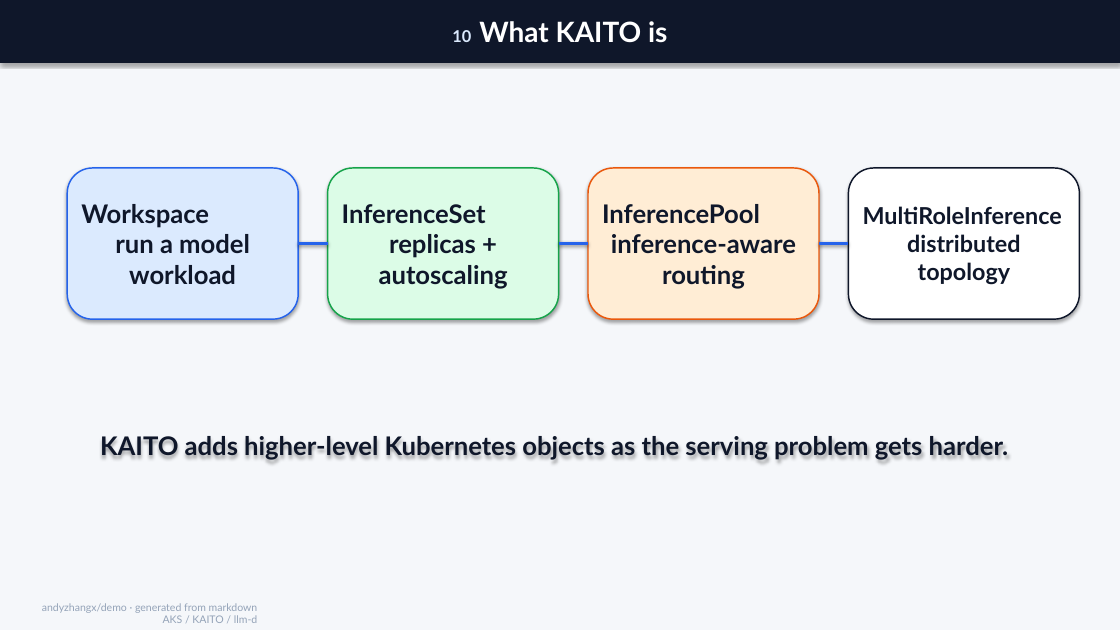
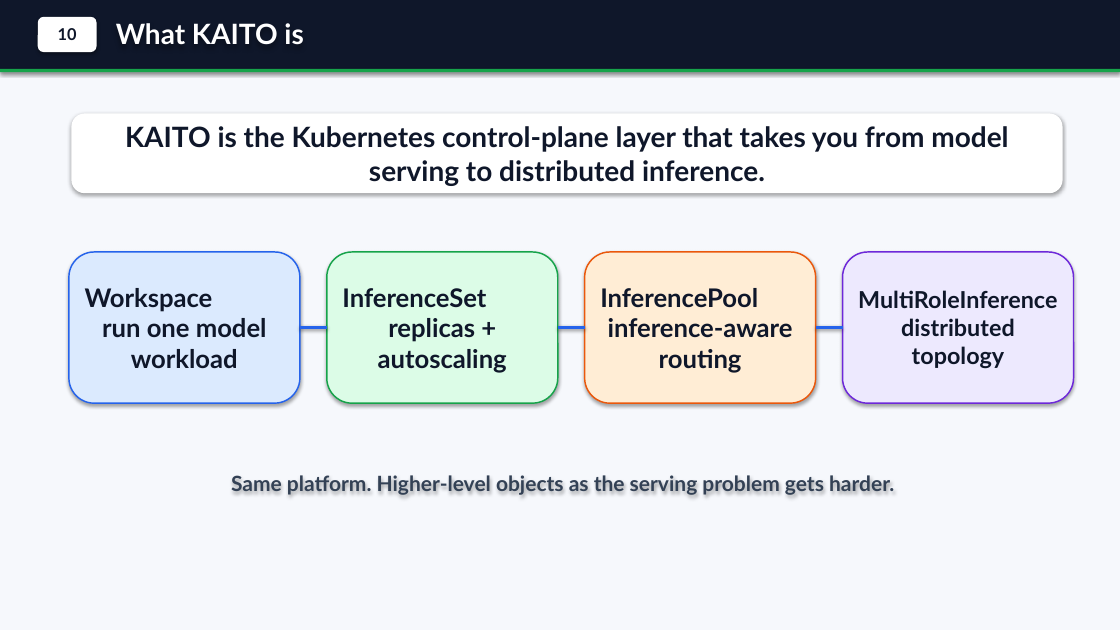
Before and after one commit to andyzhangx/demo, a slide deck: slide 11 of llm/kubecon-na-2026-pd-disaggregation.pptx. Drawn at 1120x630 pixels with LibreOffice and Linux fonts; fonts in the diff are those of the drawing. Boxes give left, top, right and bottom in pixels: in the first picture for what was removed or moved away, otherwise in the second. Text is boxed around its words. In the diff, an @@ line names an element or a change of style, - is before the commit and + after.

Commit message:
polish generated PD deck visuals

```diff
--- a/llm/kubecon-na-2026-pd-disaggregation.pptx
+++ b/llm/kubecon-na-2026-pd-disaggregation.pptx
@@ background #F5F7FA to #F6F8FC @@
@@ rectangle added at (x1=0, y1=0, x2=1120, y2=71), fill #0F172A @@
@@ rounded rectangle added at (x1=38, y1=17, x2=97, y2=52), fill #FFFFFF, 14 pt, text #0F172A, bold @@
+10
@@ text "What KAITO is" moved from (x1=0, y1=0, x2=1120, y2=63) to (x1=116, y1=23, x2=303, y2=45) @@
@@ text "What KAITO is" at (x1=116, y1=23, x2=303, y2=45): fill #0F172A to none; shadow off @@
@@ text at (x1=116, y1=23, x2=303, y2=45): text changed @@
-10 What KAITO is
+What KAITO is
@@ rectangle added at (x1=0, y1=69, x2=1120, y2=72), fill #16A34A @@
@@ rounded rectangle added at (x1=71, y1=113, x2=1063, y2=193), fill #FFFFFF, 24 pt, text #0F172A, bold @@
+KAITO is the Kubernetes control-plane layer that takes you from model serving to distributed inference.
@@ rounded rectangle "InferencePool inference-aware routing" moved from (x1=588, y1=168, x2=819, y2=319) to (x1=585, y1=252, x2=816, y2=403) @@
@@ rounded rectangle "MultiRoleInference distributed topology" moved from (x1=849, y1=168, x2=1080, y2=319) to (x1=843, y1=252, x2=1074, y2=403) @@
@@ rounded rectangle "MultiRoleInference distributed topology" at (x1=843, y1=252, x2=1074, y2=403): fill #FFFFFF to #EDE9FE; outline #0F172A 1.25 pt to #6D28D9 1.25 pt @@
@@ text in rounded rectangle at (x1=85, y1=288, x2=267, y2=368): text changed @@
-Workspace
-run a model workload
+Workspace
+run one model workload
@@ line moved from (819, 244) - (849, 244) to (300, 328) - (327, 328) @@
@@ 2 rounded rectangles, 1 line moved together from (x1=67, y1=168, x2=588, y2=319) to (x1=69, y1=252, x2=585, y2=403) @@
@@ line moved from (298, 244) - (328, 244) to (816, 328) - (843, 328) @@
@@ text at (x1=231, y1=475, x2=894, y2=495): text changed; size 22 to 18 pt; text colour #0F172A to #334155 @@
-KAITO adds higher-level Kubernetes objects as the serving problem gets harder.
+Same platform. Higher-level objects as the serving problem gets harder.
@@ text removed at (x1=42, y1=603, x2=258, y2=623) @@
-andyzhangx/demo · generated from markdown
-AKS / KAITO / llm-d
```
Also in this commit, not shown: 34 other slides changed, 1 slide added, 1 slide removed, 1 other file.
